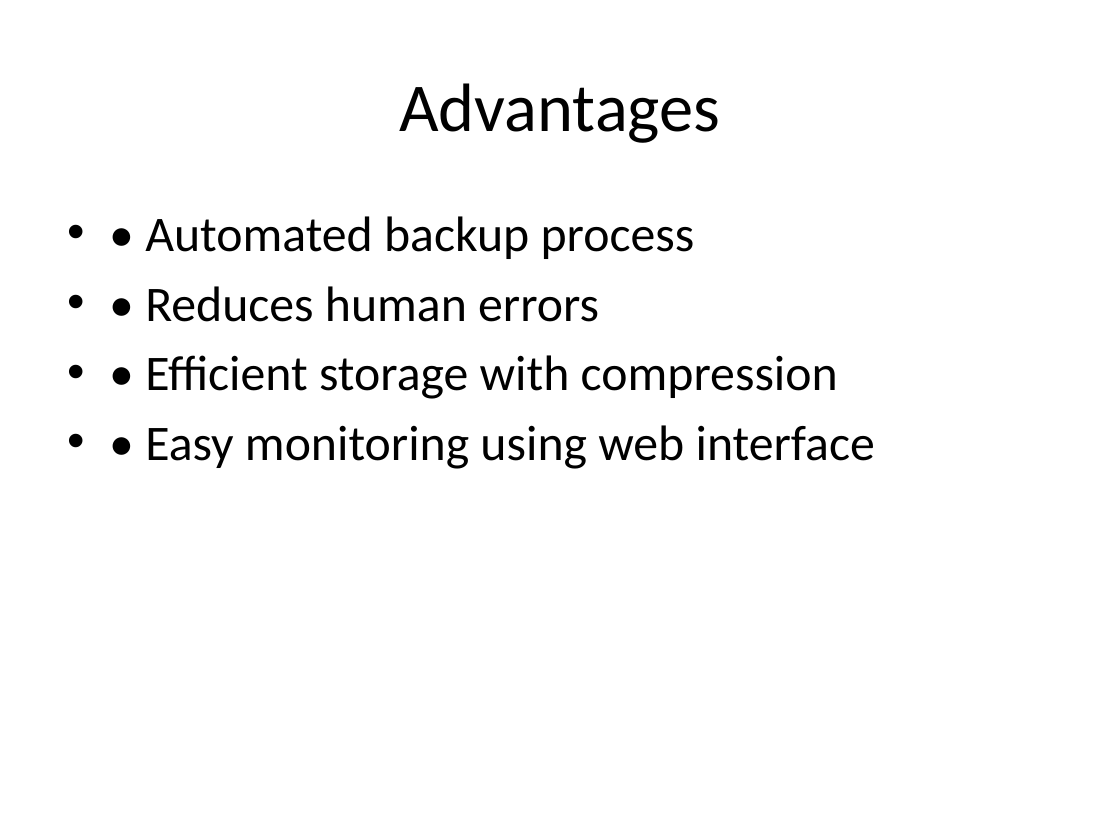
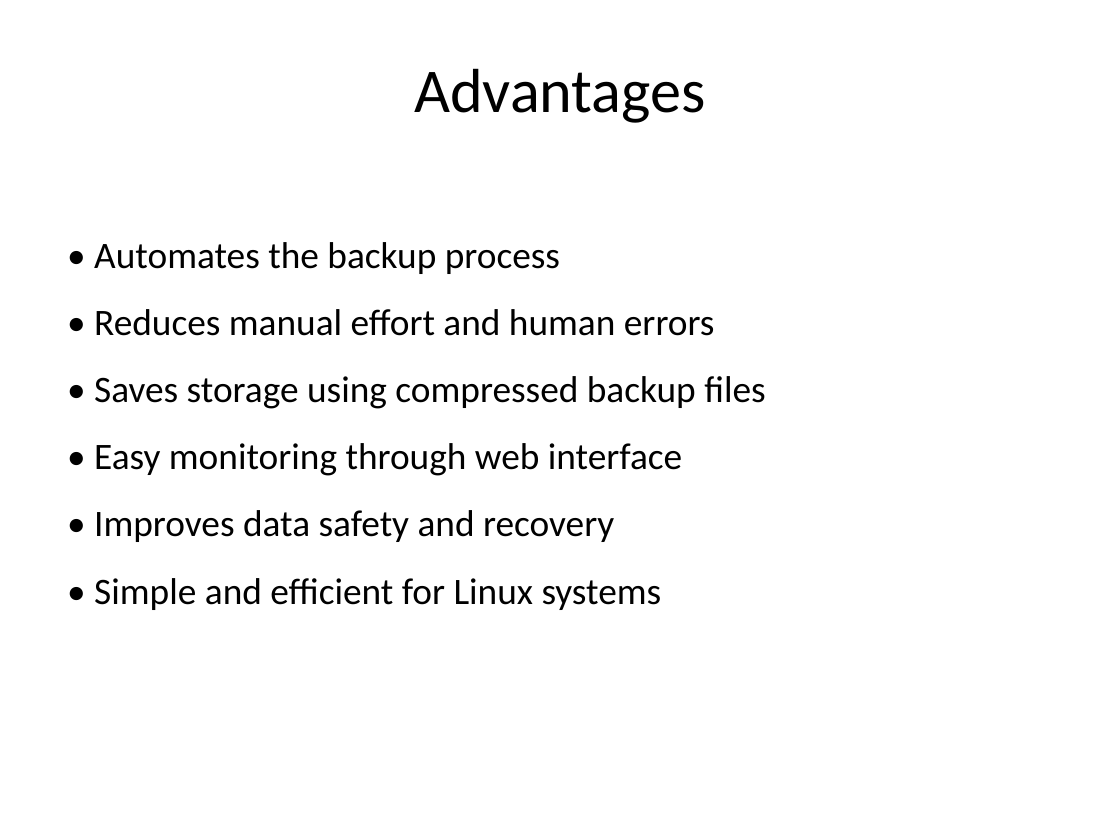
Before and after one commit to VarshithreddyMuddasani/Automated-Backup-Web-Manager-using-Linux, a slide deck: slide 9 of Project PPT.pptx (slide 11 before the commit). Drawn at 1120x840 pixels with LibreOffice and Linux fonts; fonts in the diff are those of the drawing. Boxes give left, top, right and bottom in pixels: in the first picture for what was removed or moved away, otherwise in the second. Text is boxed around its words. In the diff, an @@ line names an element or a change of style, - is before the commit and + after.

```diff
--- a/Project PPT.pptx
+++ b/Project PPT.pptx
@@ title "Advantages" at (414, 68, 705, 123): size 44 to 40 pt @@
@@ text at (94, 242, 765, 610): text changed; size 32 to 24 pt @@
-• • Automated backup process
-• • Reduces human errors
-• • Efficient storage with compression
-• • Easy monitoring using web interface
+• Automates the backup process
+• Reduces manual effort and human errors
+• Saves storage using compressed backup files
+• Easy monitoring through web interface
+• Improves data safety and recovery
+• Simple and efficient for Linux systems
```
Also in this commit, not shown: 8 other slides changed, 2 slides added, 4 slides removed.
